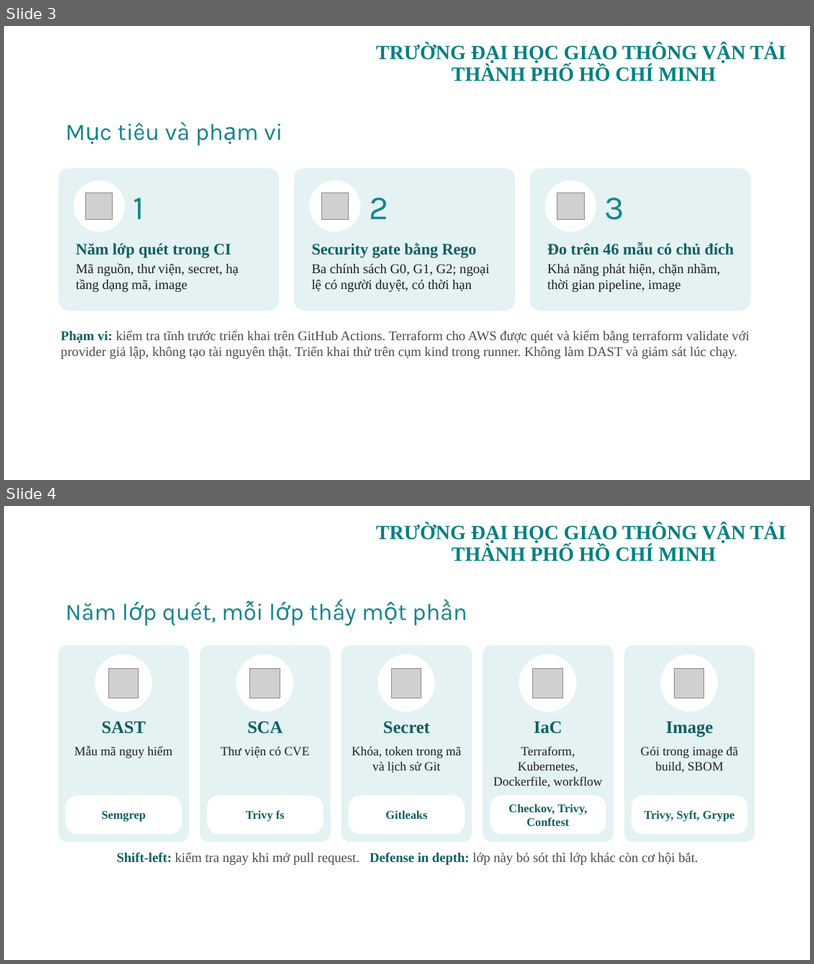
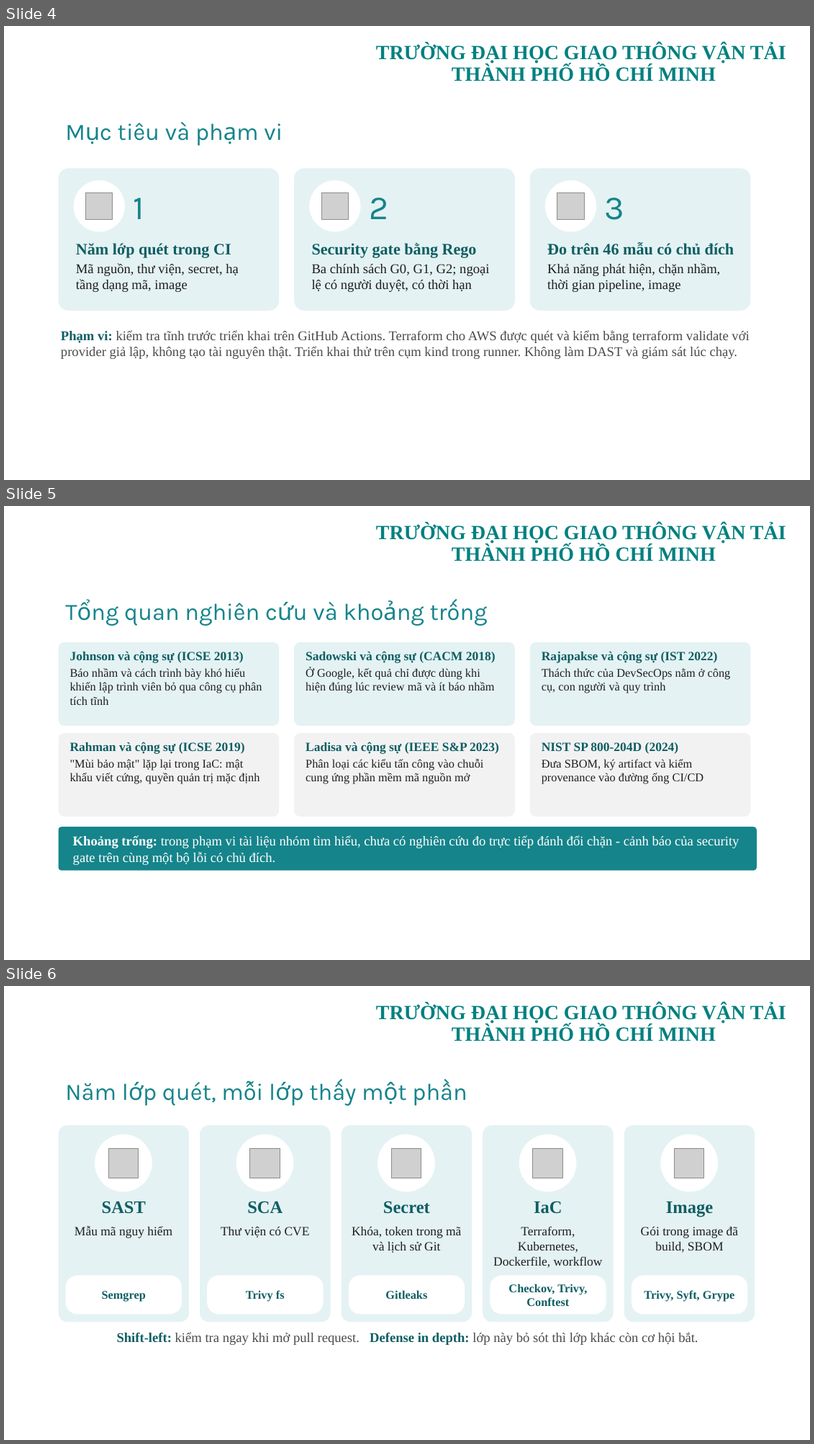
Before and after one commit to tranhuultai/012012303904_21_DevSecOps, a slide deck: PPTX/DeTai21_DevSecOps.pptx. Shown one above the other, each under a label of ours: slides 3 and 4 before the commit, slides 4, 5 and 6 after it. The pictures are 814x964 and 814x1444 pixels, drawn with LibreOffice and Linux fonts; fonts in the diff are those of the drawing; grey boxes stand for pictures; background and template pictures are left out. Boxes give left, top, right and bottom in pixels: in the first picture for what was removed or moved away, otherwise in the second. Text is boxed around its words. In the diff, an @@ line names an element or a change of style, - is before the commit and + after.

```diff
--- a/PPTX/DeTai21_DevSecOps.pptx
+++ b/PPTX/DeTai21_DevSecOps.pptx
@@ slide 5 added at (4, 506, 810, 960), background picture (left out); not listed: 1 template element that a slide beside it also shows @@
@@ title added at (124, 602, 337, 626), 28 pt, text #15848B @@
+Tổng quan nghiên cứu và khoảng trống
@@ rounded rectangle added at (59, 642, 279, 726), fill #E4F2F3 @@
@@ text added at (70, 651, 262, 705), 14 pt, text #1E1E1E @@
+Johnson và cộng sự (ICSE 2013)
+Báo nhầm và cách trình bày khó hiểu khiến lập trình viên bỏ qua công cụ phân tích tĩnh
@@ rounded rectangle added at (294, 642, 515, 726), fill #E4F2F3 @@
@@ text added at (306, 651, 496, 693), 14 pt, text #1E1E1E @@
+Sadowski và cộng sự (CACM 2018)
+Ở Google, kết quả chỉ được dùng khi hiện đúng lúc review mã và ít báo nhầm
@@ rounded rectangle added at (530, 642, 751, 726), fill #E4F2F3 @@
@@ text added at (542, 651, 731, 693), 14 pt, text #1E1E1E @@
+Rajapakse và cộng sự (IST 2022)
+Thách thức của DevSecOps nằm ở công cụ, con người và quy trình
@@ rounded rectangle added at (59, 733, 279, 816), fill #F2F2F2 @@
@@ text added at (70, 741, 260, 784), 14 pt, text #1E1E1E @@
+Rahman và cộng sự (ICSE 2019)
+"Mùi bảo mật" lặp lại trong IaC: mật khẩu viết cứng, quyền quản trị mặc định
@@ rounded rectangle added at (294, 733, 515, 816), fill #F2F2F2 @@
@@ text added at (306, 741, 499, 784), 14 pt, text #1E1E1E @@
+Ladisa và cộng sự (IEEE S&P 2023)
+Phân loại các kiểu tấn công vào chuỗi cung ứng phần mềm mã nguồn mở
@@ rounded rectangle added at (530, 733, 751, 816), fill #F2F2F2 @@
@@ text added at (542, 742, 705, 784), 14 pt, text #1E1E1E @@
+NIST SP 800-204D (2024)
+Đưa SBOM, ký artifact và kiểm provenance vào đường ống CI/CD
@@ rounded rectangle added at (59, 826, 757, 870), fill #15848B @@
@@ text added at (73, 835, 740, 865), 16 pt, text #FFFFFF @@
+Khoảng trống: trong phạm vi tài liệu nhóm tìm hiểu, chưa có nghiên cứu đo trực tiếp đánh đổi chặn - cảnh báo của security gate trên cùng một bộ lỗi có chủ đích.
@@ page number added at (574, 926, 756, 951), 12 pt, text #FFFFFF @@
+5
@@ what was slide 3 is now slide 4 @@
@@ what was slide 4 is now slide 6 @@
```
Also in this commit, not shown: 9 other slides added, 1 slide removed.
